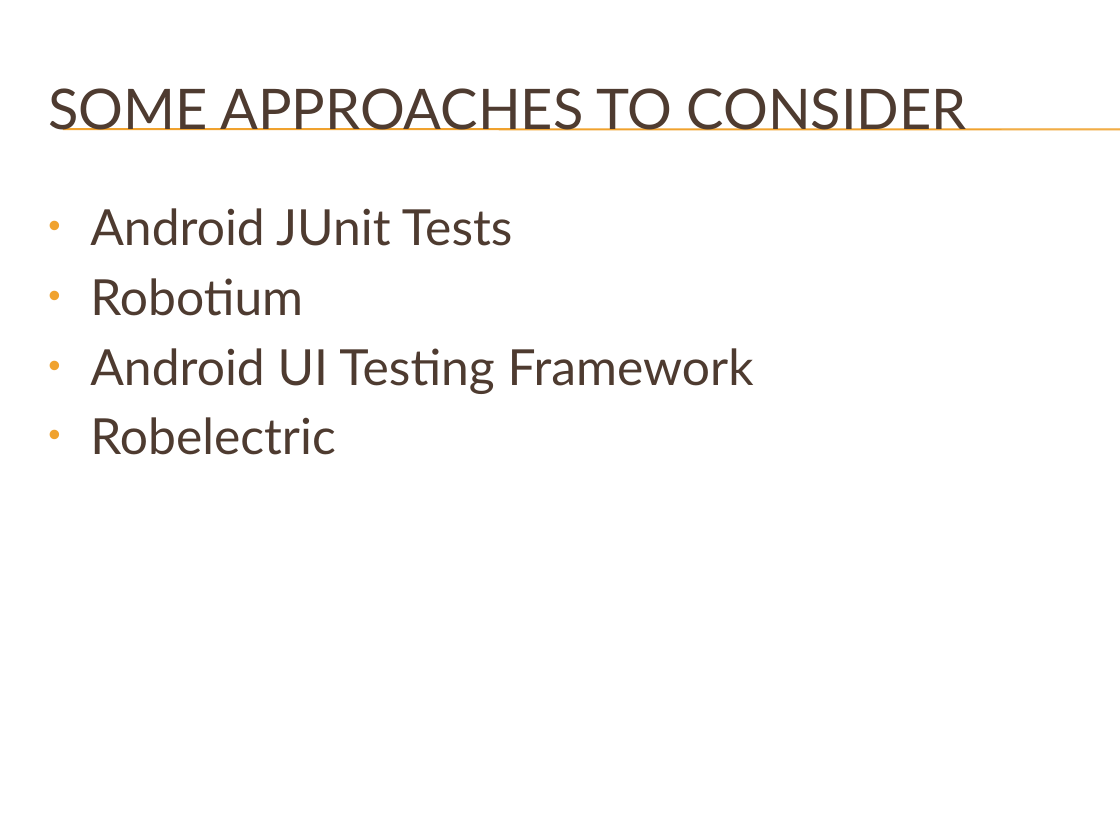
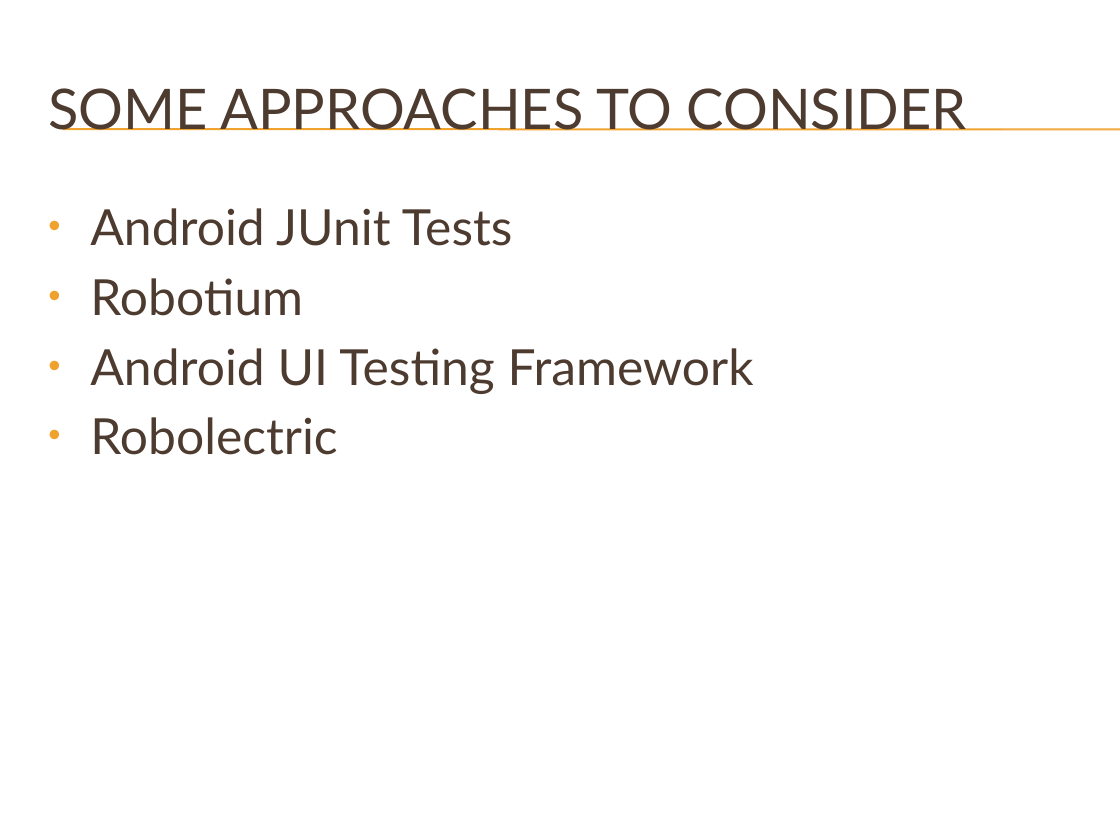
Before and after one commit to brycep/thomas, a slide deck: slide 2 of thomas-android/src/main/presentations/Unit Testing.pptx. Drawn at 1120x840 pixels with LibreOffice and Linux fonts; fonts in the diff are those of the drawing; background and template pictures are left out. Boxes give left, top, right and bottom in pixels: in the first picture for what was removed or moved away, otherwise in the second. Text is boxed around its words. In the diff, an @@ line names an element or a change of style, - is before the commit and + after.

```diff
--- a/thomas-android/src/main/presentations/Unit Testing.pptx
+++ b/thomas-android/src/main/presentations/Unit Testing.pptx
@@ text at box(90, 417, 337, 455): text changed @@
-• Robelectric
+• Robolectric
```
Also in this commit, not shown: 6 other slides changed, 1 slide added.
